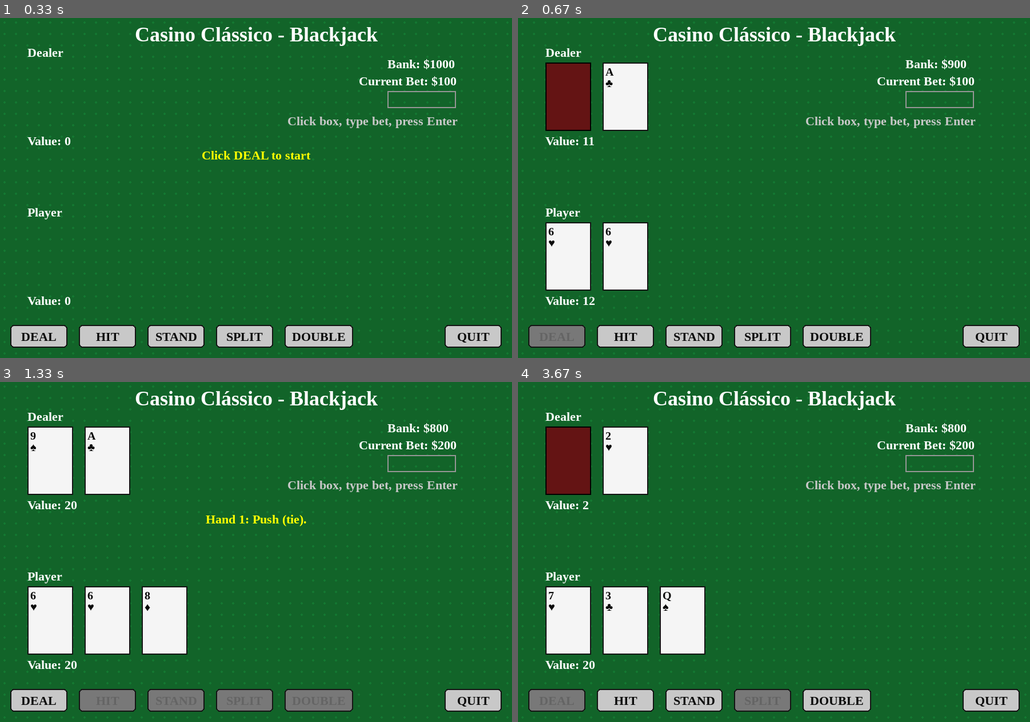
Above: before the commit, frames 1-4 (two rows, left to right).
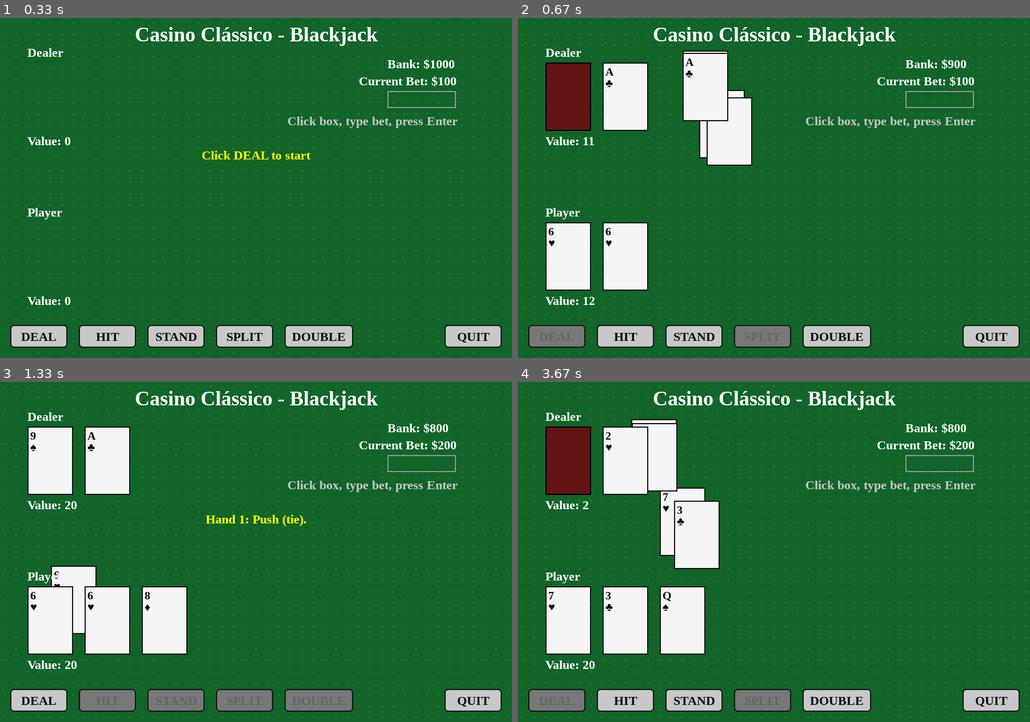
Above: after the commit, the same moments.

Repository: mvvalerio/BlackJackproject
Game: pygame game, started from main.py
The game is run twice, just before and just after one commit, with the same random seed, the same clock (stepped at 60 frames per second) and the same inputs.
Inputs (mouse positions are in pixels of both pictures, inside the frame that each line leads up to):
- Up to frame 1 (0.33 s): no input
- Up to frame 2 (0.67 s): click (558, 337) at 0.38 s
- Up to frame 3 (1.33 s): press the mouse at (419, 463) at 0.7 s; move the mouse to (245, 504) at 0.8 s; release the mouse at (71, 541) at 0.93 s; press the mouse at (317, 701) at 1.03 s; move the mouse to (327, 603) at 1.13 s; release the mouse at (337, 504) at 1.27 s
- Up to frame 4 (3.67 s): press the mouse at (558, 701) at 1.37 s; move the mouse to (646, 569) at 1.47 s; release the mouse at (733, 439) at 1.6 s; press the mouse at (625, 701) at 1.7 s; move the mouse to (620, 569) at 1.8 s; release the mouse at (620, 436) at 1.93 s; press the mouse at (625, 701) at 2.03 s; move the mouse to (656, 688) at 2.13 s; release the mouse at (681, 674) at 2.27 s; press the mouse at (692, 701) at 2.37 s; move the mouse to (789, 603) at 2.47 s; release the mouse at (881, 507) at 2.6 s; press the mouse at (558, 701) at 3.2 s; move the mouse to (574, 684) at 3.3 s; release the mouse at (594, 671) at 3.43 s; press the mouse at (625, 701) at 3.53 s; move the mouse to (768, 640) at 3.63 s

Frame 1 is identical in both runs. In frame 2, 4.2% of the frame differs, in the area x 32-54%, y 9-97%; in frame 3, 0.8%; in frame 4, 3.8%.

Commit message:
Update jogo.py

Diff:
--- a/jogo.py
+++ b/jogo.py
@@ -4,9 +4,14 @@
 from player import Player, Dealer
 from botao import Button
 from bank import Bank
+from cardSprite import CardSprite
 
 class Game:
     def __init__(self, screen):
+        self.base_width = SCREEN_WIDTH
+        self.base_height = SCREEN_HEIGHT
+        self.base_surface = pygame.Surface((self.base_width, self.base_height))
+        self.deck_pos = (self.base_width // 2 - CARD_WIDTH // 2, 50)
         self.card_images = self.load_card_images("imgs")
         self.screen = screen
         self.deck = Deck(num_decks=4)
@@ -16,12 +21,11 @@
         self.big_font = pygame.font.SysFont("serif", 36, bold=True)
         self.state = 'idle'
         self.message = 'Click DEAL to start'
+        self.animated_cards = []  # store CardSprite instances
+        self.deck_pos = (self.base_width // 2 - CARD_WIDTH // 2, 50)  # center deck position
 
         self.fullscreen = False
         self.player_doubled = [False for _ in self.player.hands]
-        self.base_width = SCREEN_WIDTH
-        self.base_height = SCREEN_HEIGHT
-        self.base_surface = pygame.Surface((self.base_width, self.base_height))
 
         # UI Buttons
         self.btn_deal = Button((20, self.base_height - 60, 100, 40), 'DEAL', self.font)
@@ -34,6 +38,24 @@
         # Bank
         self.bank = Bank(initial_amount=1000, font=self.font)
 
+    def animate_card_to_player(self, card, hand_index, card_index):
+        hand_x = 50 + hand_index * (CARD_WIDTH + CARD_GAP) * 5
+        base_y = self.base_height - CARD_HEIGHT - 120
+        target_pos = (hand_x + card_index * (CARD_WIDTH + CARD_GAP), base_y)
+        img = self.card_images.get((card.rank, card.suit), None)
+        if img:
+            sprite = CardSprite(img, self.deck_pos, target_pos, speed=15)
+            self.animated_cards.append(sprite)
+
+    def animate_card_to_dealer(self, card, card_index):
+        dealer_x = 50
+        dealer_y = 80
+        target_pos = (dealer_x + card_index * (CARD_WIDTH + CARD_GAP), dealer_y)
+        img = self.card_images.get((card.rank, card.suit), None)
+        if img:
+            sprite = CardSprite(img, self.deck_pos, target_pos, speed=15)
+            self.animated_cards.append(sprite)
+
     def start_round(self):
         # Deduct bet first
         if not self.bank.place_bet():
@@ -43,27 +65,38 @@
         self.player.reset()
         self.dealer.reset()
 
-        # Deal initial cards
-        self.player.add_card(self.deck.draw())
-        self.dealer.add_card(self.deck.draw())
-        self.player.add_card(self.deck.draw())
-        self.dealer.add_card(self.deck.draw())
-
-        # Update state
+        # Disable deal button, enable actions
         self.state = 'playing'
         self.message = ''
         self.btn_deal.enabled = False
-
-        # Enable player actions
         self.btn_hit.enabled = True
         self.btn_stand.enabled = True
         self.btn_split.enabled = self.player.can_split()
-        self.btn_double.enabled = True   # ✅ make sure it's visible now
-
-        # Reset double tracking
+        self.btn_double.enabled = True
         self.player_doubled = [False for _ in self.player.hands]
 
-        # Check for Blackjack
+        # Deal cards in order: player, dealer, player, dealer
+        deal_order = [
+            ('player', 0),
+            ('dealer', 0),
+            ('player', 0),
+            ('dealer', 0)
+        ]
+
+        for target, hand_index in deal_order:
+            card = self.deck.draw()
+            if target == 'player':
+                # Logic: add to player's hand
+                self.player.hands[hand_index].add(card)
+                # Animation: slide from deck to hand
+                self.animate_card_to_player(card, hand_index, len(self.player.hands[hand_index].cards)-1)
+            else:
+                # Logic: add to dealer's hand
+                self.dealer.hands[hand_index].add(card)
+                # Animation: slide from deck to dealer
+                self.animate_card_to_dealer(card, len(self.dealer.hands[hand_index].cards)-1)
+
+        # Check for Blackjack immediately
         player_blackjack = self.player.hands[0].is_blackjack()
         dealer_blackjack = self.dealer.hands[0].is_blackjack()
 
@@ -82,7 +115,7 @@
             self.btn_hit.enabled = False
             self.btn_stand.enabled = False
             self.btn_split.enabled = False
-            self.btn_double.enabled = False  # ✅ only disable here (not always)
+            self.btn_double.enabled = False
 
 
     def player_hit(self):
@@ -304,6 +337,12 @@
         title = self.big_font.render("Casino Clássico - Blackjack", True, (255, 255, 255))
         surf.blit(title, (self.base_width // 2 - title.get_width() // 2, 10))
 
+        for sprite in self.animated_cards[:]:
+            sprite.update()
+            sprite.draw(surf)
+            if sprite.done:
+                self.animated_cards.remove(sprite)
+
         # Draw dealer
         dealer_x = 50
         dealer_y = 80
